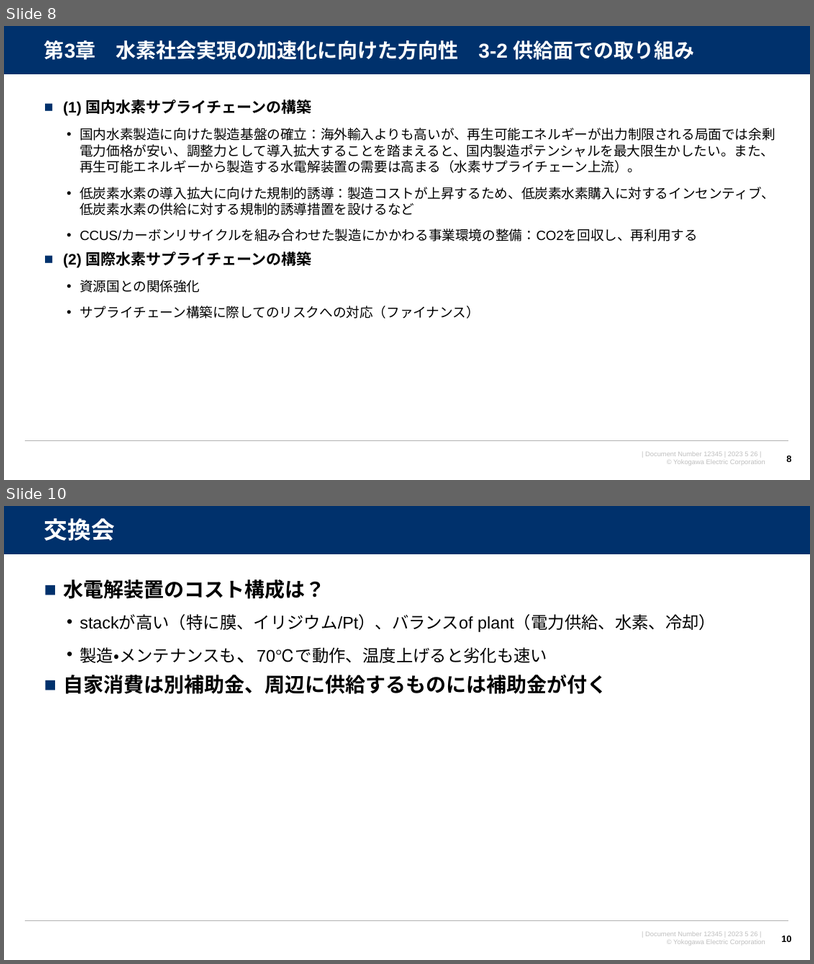
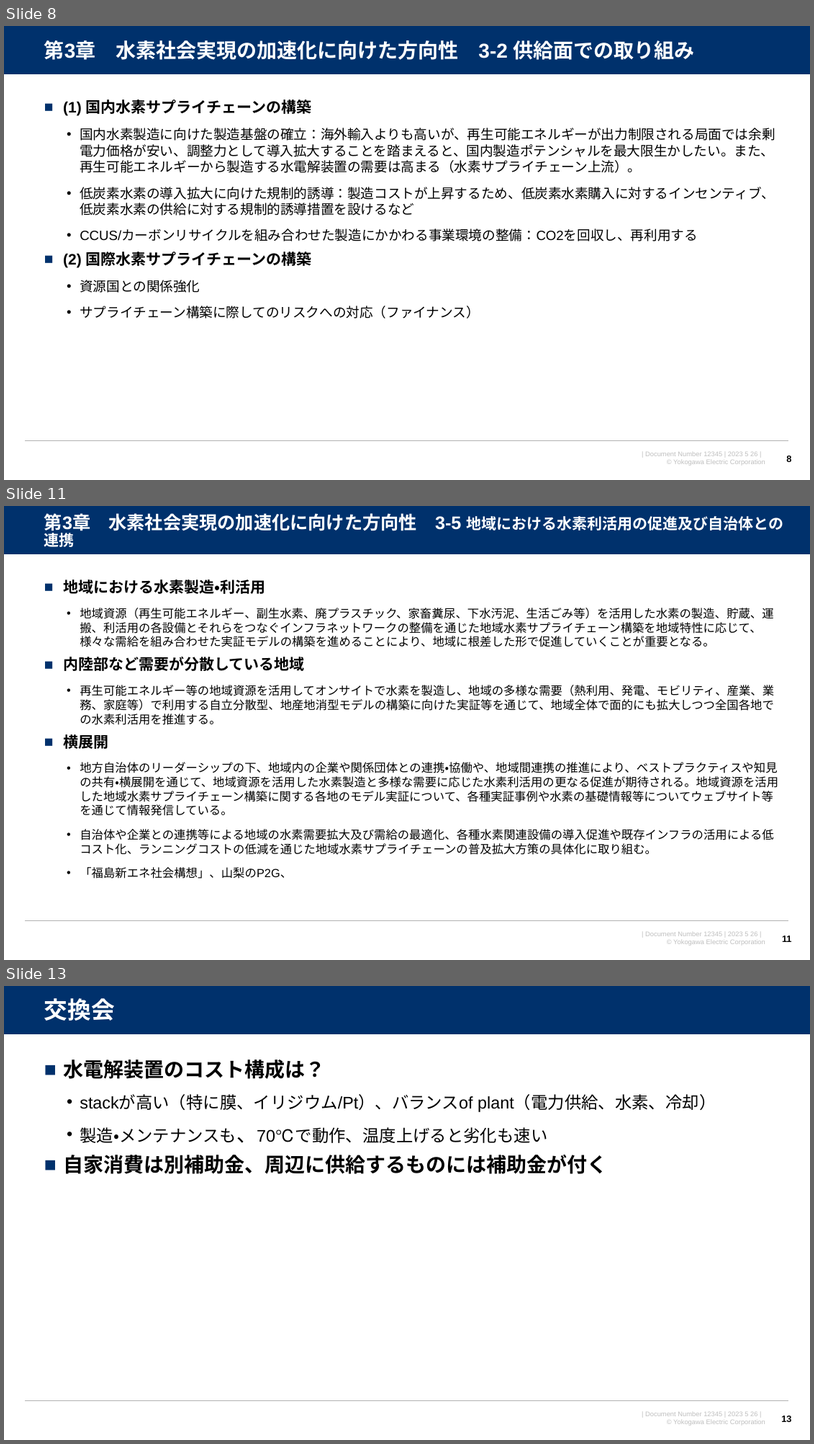
Before and after one commit to watarukumagai-git/opt, a slide deck: yamanashi/水素基本戦略.pptx. Shown one above the other, each under a label of ours: slides 8 and 10 before the commit, slides 8, 11 and 13 after it; the slides between them are not shown. The pictures are 814x964 and 814x1444 pixels, drawn with LibreOffice and Linux fonts; fonts in the diff are those of the drawing; background and template pictures are left out. Boxes give left, top, right and bottom in pixels: in the first picture for what was removed or moved away, otherwise in the second. Text is boxed around its words. In the diff, an @@ line names an element or a change of style, - is before the commit and + after.

```diff
--- a/yamanashi/水素基本戦略.pptx
+++ b/yamanashi/水素基本戦略.pptx
@@ slide 11 added at (x1=4, y1=506, x2=810, y2=960), background #FFFFFF; not listed: 4 template elements that a slide beside it also shows @@
@@ title added at (x1=44, y1=513, x2=784, y2=533), 21.6 pt, text #FFFFFF, bold @@
+第3章 水素社会実現の加速化に向けた方向性 3-5 地域における水素利活用の促進及び自治体との連携
@@ text added at (x1=63, y1=579, x2=779, y2=878), 14 pt, text #000000 @@
+■ 地域における水素製造・利活用
+  • 地域資源（再生可能エネルギー、副生水素、廃プラスチック、家畜糞尿、下水汚泥、生活ごみ等）を活用した水素の製造、貯蔵、運搬、利活用の各設備とそれらをつなぐインフラネットワークの整備を通じた地域水素サプライチェーン構築を地域特性に応じて、様々な需給を組み合わせた実証モデルの構築を進めることにより、地域に根差した形で促進していくことが重要となる。
+■ 内陸部など需要が分散している地域
+  • 再生可能エネルギー等の地域資源を活用してオンサイトで水素を製造し、地域の多様な需要（熱利用、発電、モビリティ、産業、業務、家庭等）で利用する自立分散型、地産地消型モデルの構築に向けた実証等を通じて、地域全体で面的にも拡大しつつ全国各地での水素利活用を推進する。
+■ 横展開
+  • 地方自治体のリーダーシップの下、地域内の企業や関係団体との連携・協働や、地域間連携の推進により、ベストプラクティスや知見の共有・横展開を通じて、地域資源を活用した水素製造と多様な需要に応じた水素利活用の更なる促進が期待される。地域資源を活用した地域水素サプライチェーン構築に関する各地のモデル実証について、各種実証事例や水素の基礎情報等についてウェブサイト等を通じて情報発信している。
+  • 自治体や企業との連携等による地域の水素需要拡大及び需給の最適化、各種水素関連設備の導入促進や既存インフラの活用による低コスト化、ランニングコストの低減を通じた地域水素サプライチェーンの普及拡大方策の具体化に取り組む。
+  • 「福島新エネ社会構想」、山梨のP2G、
@@ page number added at (x1=782, y1=935, x2=792, y2=942), 11 pt, text #000000, bold @@
+11
@@ what was slide 10 is now slide 13 @@
@@ page number at (x1=782, y1=1415, x2=792, y2=1422): text changed @@
-10
+13
```
Also in this commit, not shown: 1 slide changed, 2 other slides added.
